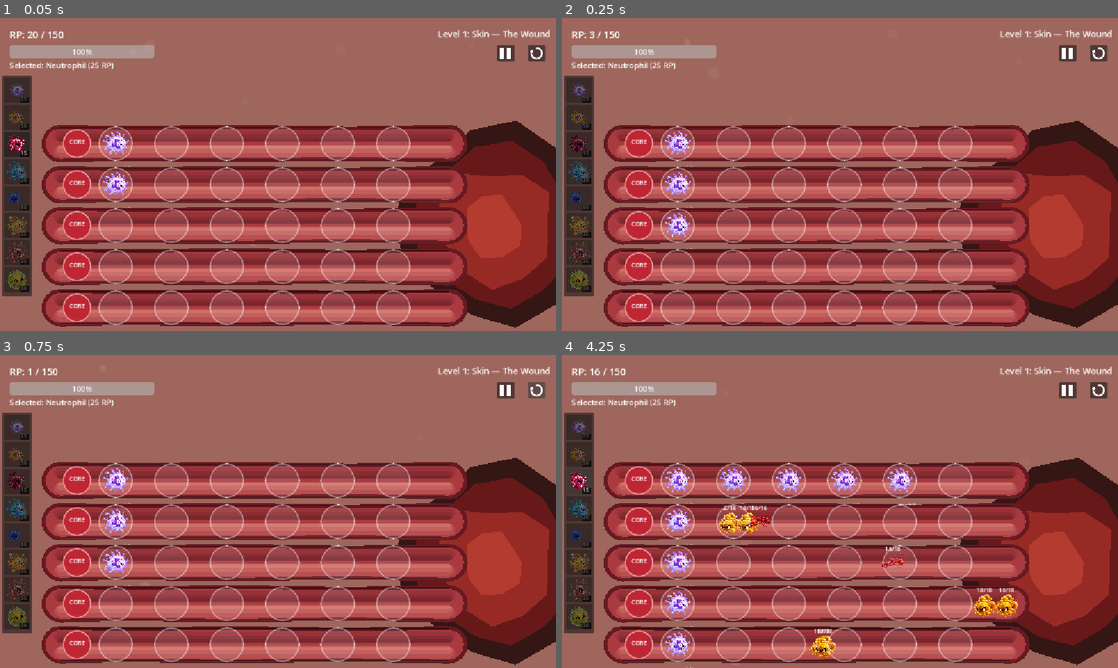
Above: before the commit, frames 1-4 (two rows, left to right).
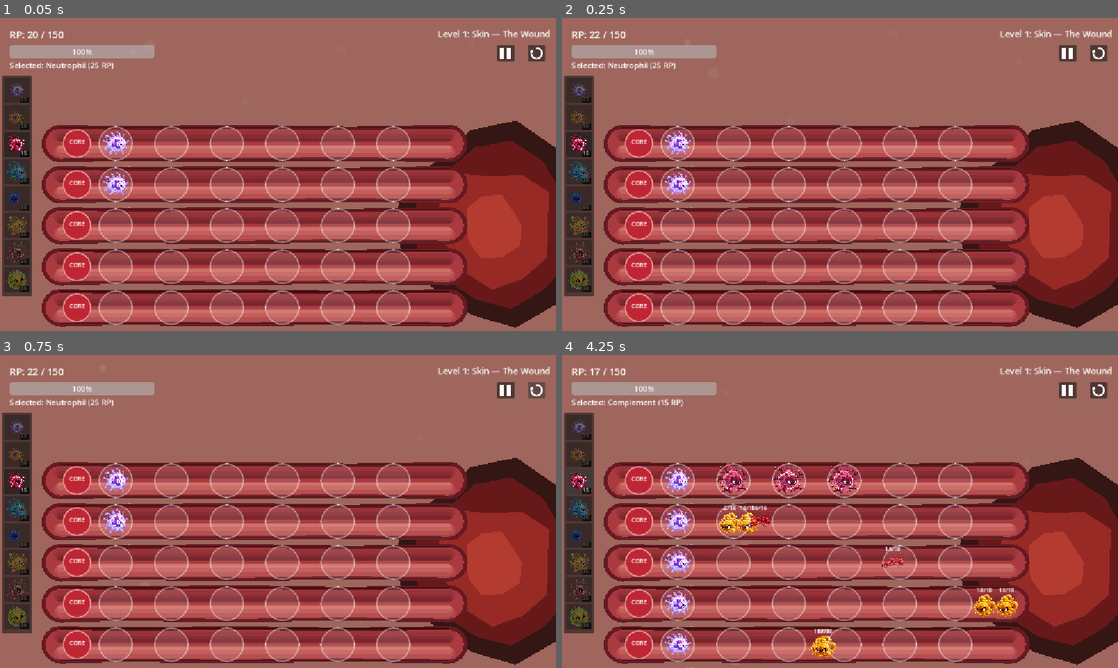
Above: after the commit, the same moments.

Repository: Monika0414/Immunatorium
Game: Godot game, scene res://tests/TestScene.tscn
Same seed, same stepped clock (60 frames per second), same inputs: the game is played once before the commit and once after it. This scene is started directly instead of the project's main scene.
Inputs (mouse positions are in pixels of both pictures, inside the frame that each line leads up to):
- Up to frame 1 (0.05 s): no input
- Up to frame 2 (0.25 s): no input
- Up to frame 3 (0.75 s): click (539, 389) at 0.5 s
- Up to frame 4 (4.25 s): click (1101, 389) at 1.25 s; click (1101, 389) at 2 s; click (678, 480) at 2.77 s; click (578, 480) at 3.5 s, where only the run after the commit has a clickable "15"

Frame 1 is identical in both runs. In frame 2, 0.4% of the frame differs, in the area x 1-24%, y 4-74%; in frame 3, 0.4%; in frame 4, 1.5%, in the area x 5-64%, y 4-97%.

Commit message:
Slow down passive RP regen trickle

Diff:
--- a/scripts/main.gd
+++ b/scripts/main.gd
@@ -29,7 +29,7 @@
 
 var rp: float = 50.0
 var rp_cap: float = 150.0
-var rp_regen: float = 1.5  # small trickle/safety net — orbs (see below) are the main income now
+var rp_regen: float = 0.5  # small trickle/safety net — orbs (see below) are the main income now; was 1.5, cut further since it was climbing on its own too fast even with no orbs collected
 
 const ORB_SCENE: PackedScene = preload("res://scenes/ResourceOrb.tscn")
 const ORB_INTERVAL: float = 8.0
Not shown, changed: docs/index.pck
